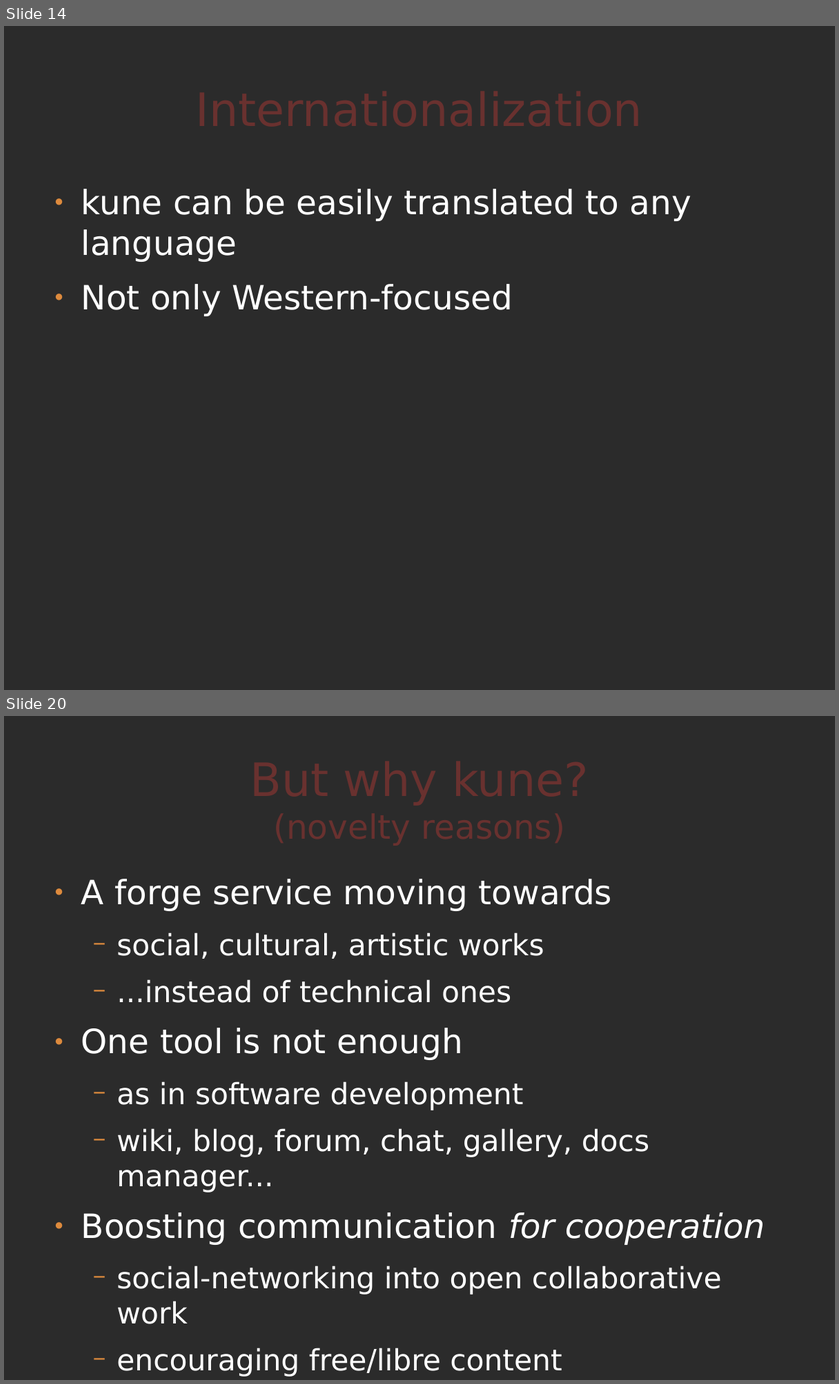
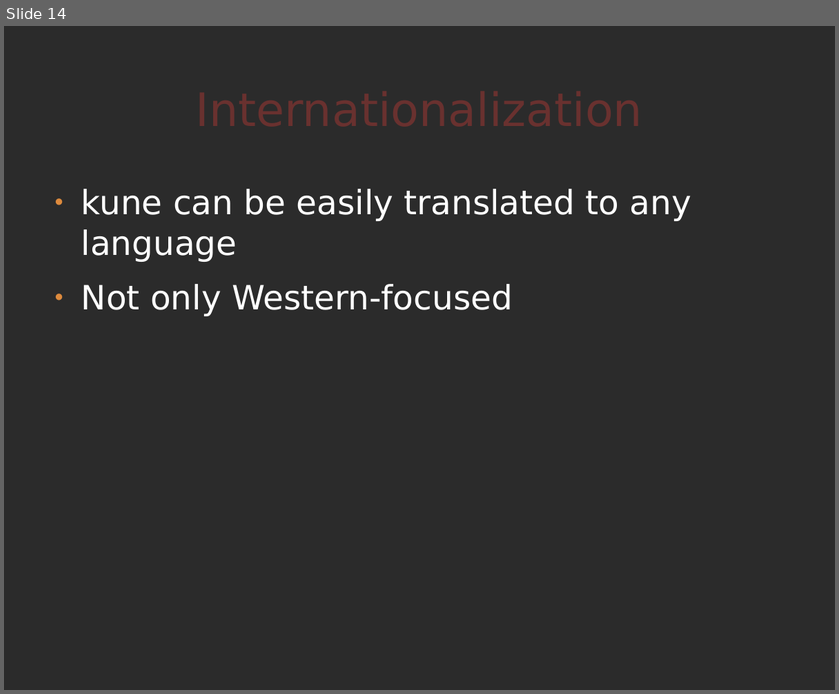
Before and after one commit to comunes/kune, a slide deck: doc/kune-ene-09.odp. Shown one above the other, each under a label of ours: slides 14 and 20 before the commit, slide 14 after it; the slides between them are not shown. The pictures are 839x1384 and 839x694 pixels, drawn with LibreOffice and Linux fonts; fonts in the diff are those of the drawing; background and template pictures are left out; a plain dark background stands for a picture behind light text. Boxes give left, top, right and bottom in pixels: in the first picture for what was removed or moved away, otherwise in the second. Text is boxed around its words. In the diff, an @@ line names an element or a change of style, - is before the commit and + after.

```diff
--- a/doc/kune-ene-09.odp
+++ b/doc/kune-ene-09.odp
@@ slide 20 removed at bbox=[4, 716, 835, 1380], background picture (left out) @@
@@ title removed at bbox=[45, 743, 793, 853] @@
-But why kune?
-(novelty reasons)
@@ text removed at bbox=[81, 879, 764, 1377] @@
-● A forge service moving towards
-  − social, cultural, artistic works
-  − ...instead of technical ones
-● One tool is not enough
-  − as in software development
-  − wiki, blog, forum, chat, gallery, docs manager...
-● Boosting communication for cooperation
-  − social-networking into open collaborative work
-  − encouraging free/libre content
```
Also in this commit, not shown: 5 slides changed, 3 slides added, 1 other slide removed, 2 other files.
